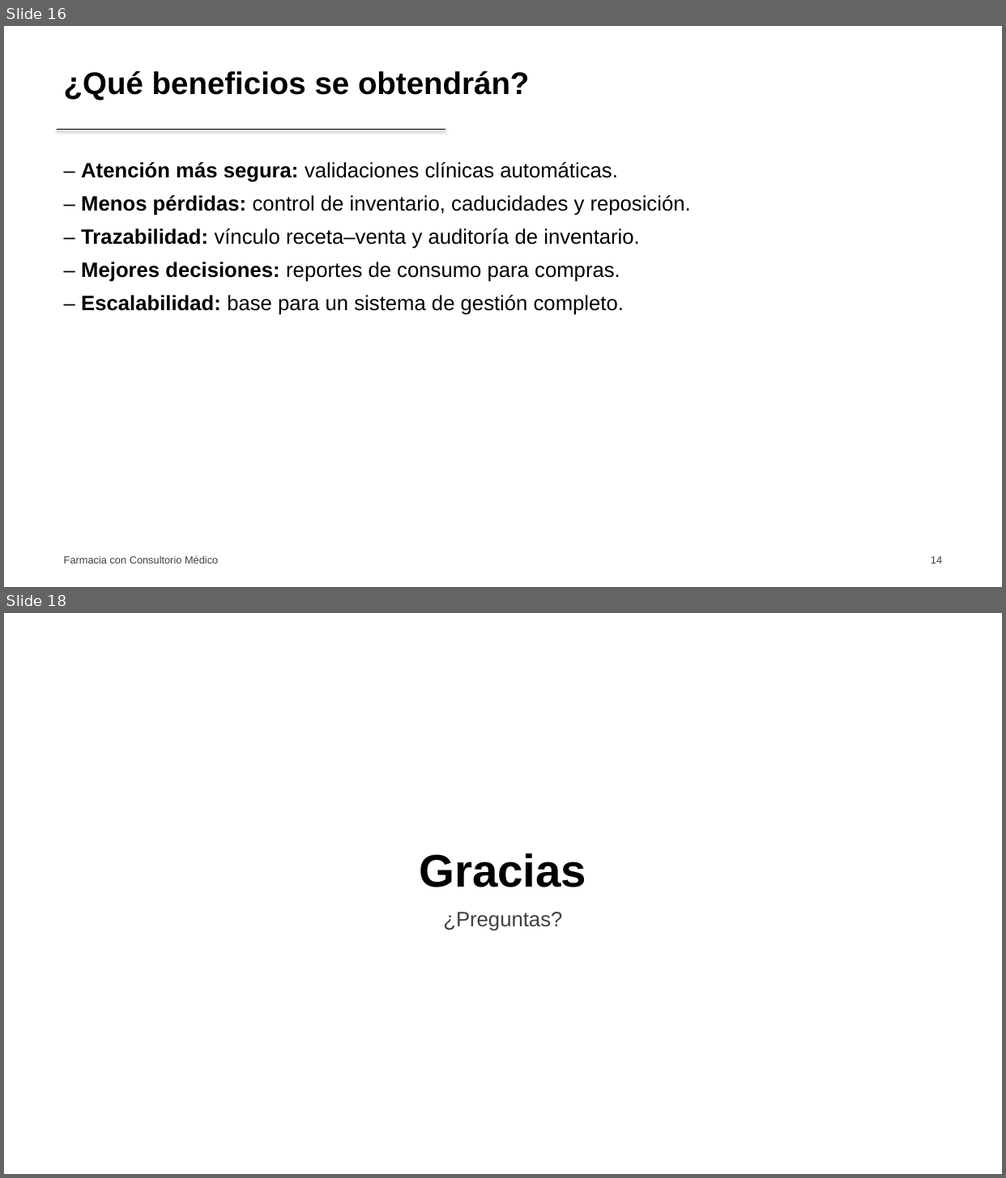
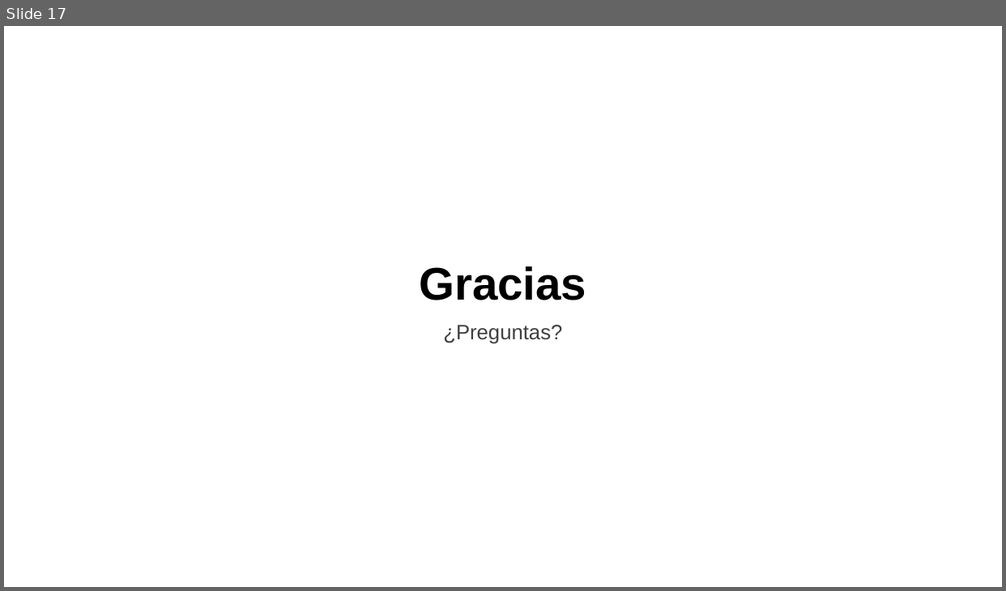
Before and after one commit to riosisraelg/proyecto-final-farmacia, a slide deck: docs/latex/slides/slides.pptx. Shown one above the other, each under a label of ours: slides 16 and 18 before the commit, slide 17 after it; the slides between them are not shown. The pictures are 1006x1178 and 1006x591 pixels, drawn with LibreOffice and Linux fonts; fonts in the diff are those of the drawing. Boxes give left, top, right and bottom in pixels: in the first picture for what was removed or moved away, otherwise in the second. Text is boxed around its words. In the diff, an @@ line names an element or a change of style, - is before the commit and + after.

Commit message:
feat(slides): reestructura al outline de 15 diapositivas de la exposición oral
- Secuencia: empresa, problemática, impacto, causa raíz, estrategia,
  solución (ER), gestión de datos, automatización, reglas de negocio,
  inventario, integración op/tec, estrategia integral, beneficios, conclusión
- Redacción de problemática, impacto y causa raíz según el caso real
- Portada con Integrantes/Materia/Profesor; evidencias como placeholders
- Mantiene estilo monocromático y logo solo en portada

```diff
--- a/docs/latex/slides/slides.pptx
+++ b/docs/latex/slides/slides.pptx
@@ slide 16 removed at bbox=[4, 26, 1002, 587], background #FFFFFF @@
@@ text removed at bbox=[64, 71, 529, 101] @@
-¿Qué beneficios se obtendrán?
@@ line removed from (57, 130) to (445, 130) @@
@@ text removed at bbox=[81, 162, 691, 315] @@
-– Atención más segura: validaciones clínicas automáticas.
-– Menos pérdidas: control de inventario, caducidades y reposición.
-– Trazabilidad: vínculo receta–venta y auditoría de inventario.
-– Mejores decisiones: reportes de consumo para compras.
-– Escalabilidad: base para un sistema de gestión completo.
@@ text removed at bbox=[64, 556, 218, 564] @@
-Farmacia con Consultorio Médico
@@ text removed at bbox=[931, 557, 942, 564] @@
-14
@@ what was slide 18 is now slide 17 @@
```
Also in this commit, not shown: 3 slides changed, 12 slides added, 12 other slides removed, 3 other files.
